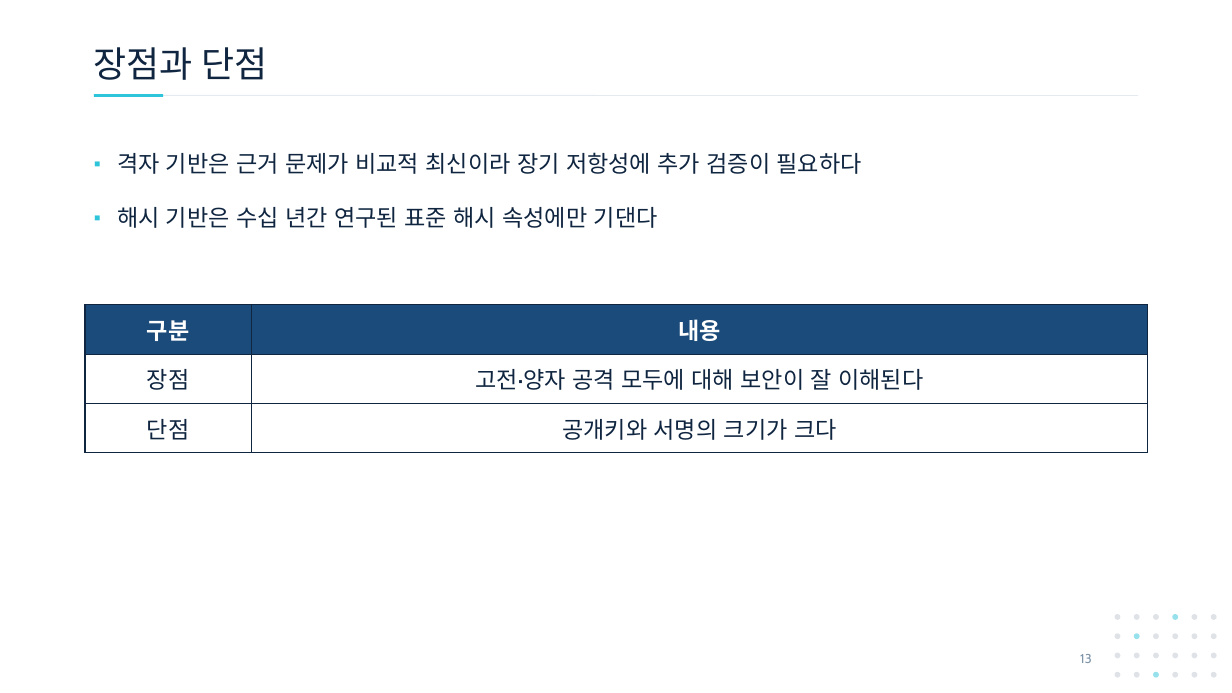
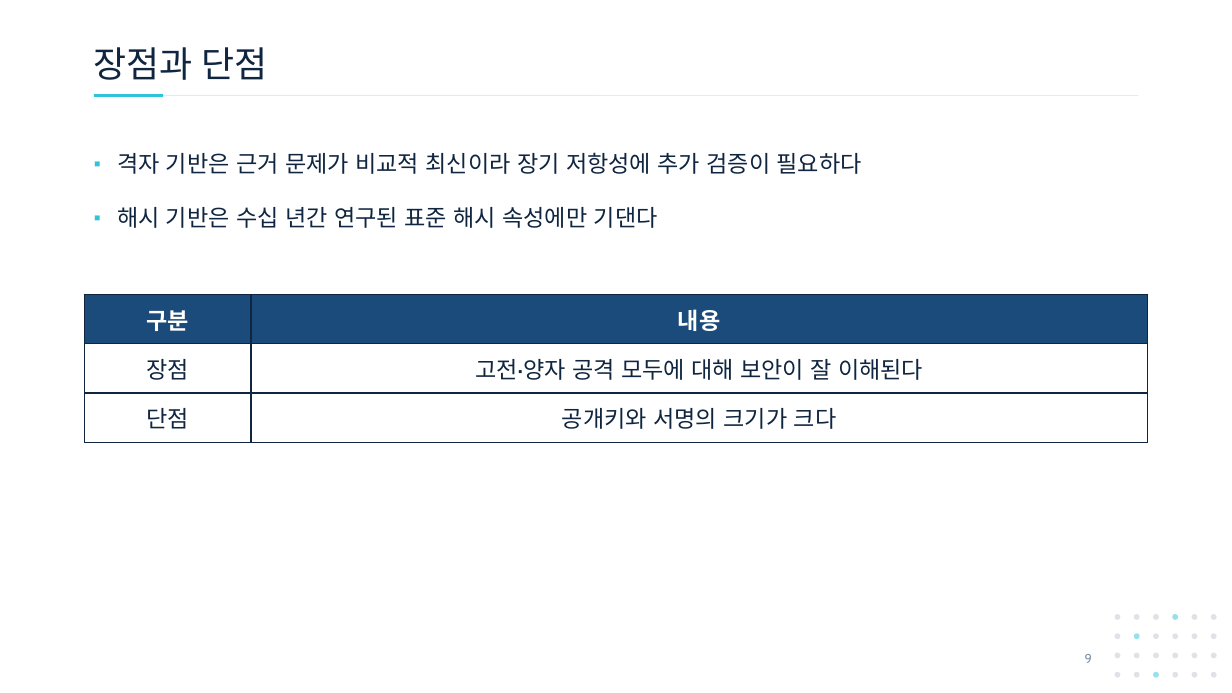
Before and after one commit to giyuubin/PQC, a slide deck: slide 9 of presentation/0903_14_Introduction-to-Hash-Based-Signatures.pptx (slide 13 before the commit). Drawn at 1232x693 pixels with LibreOffice and Linux fonts; fonts in the diff are those of the drawing. Boxes give left, top, right and bottom in pixels: in the first picture for what was removed or moved away, otherwise in the second. Text is boxed around its words. In the diff, an @@ line names an element or a change of style, - is before the commit and + after.

```diff
--- a/presentation/0903_14_Introduction-to-Hash-Based-Signatures.pptx
+++ b/presentation/0903_14_Introduction-to-Hash-Based-Signatures.pptx
@@ table: place and size @@
-table at (85,305,1148,453)
+table at (85,295,1148,443)
@@ page number at (1085,654,1092,663): text changed @@
-13
+9
```
Also in this commit, not shown: 4 other slides changed, 7 slides removed.
